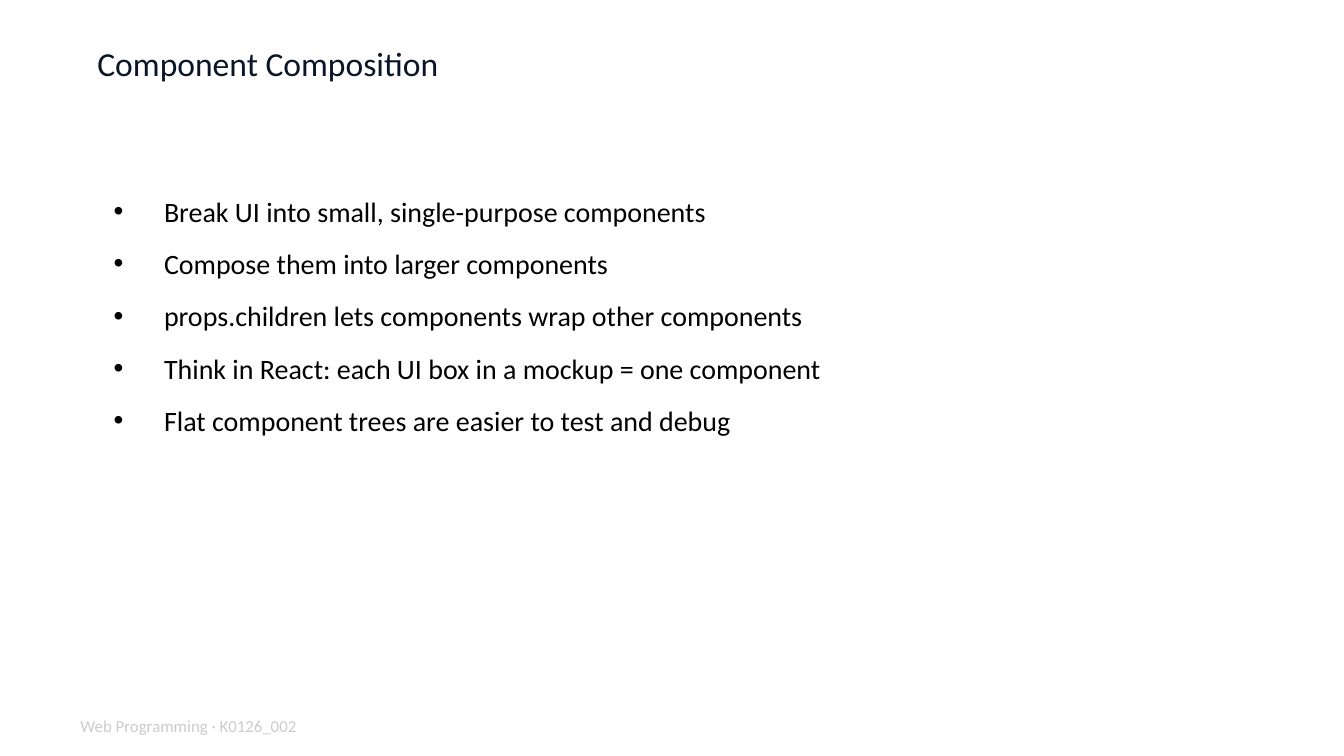
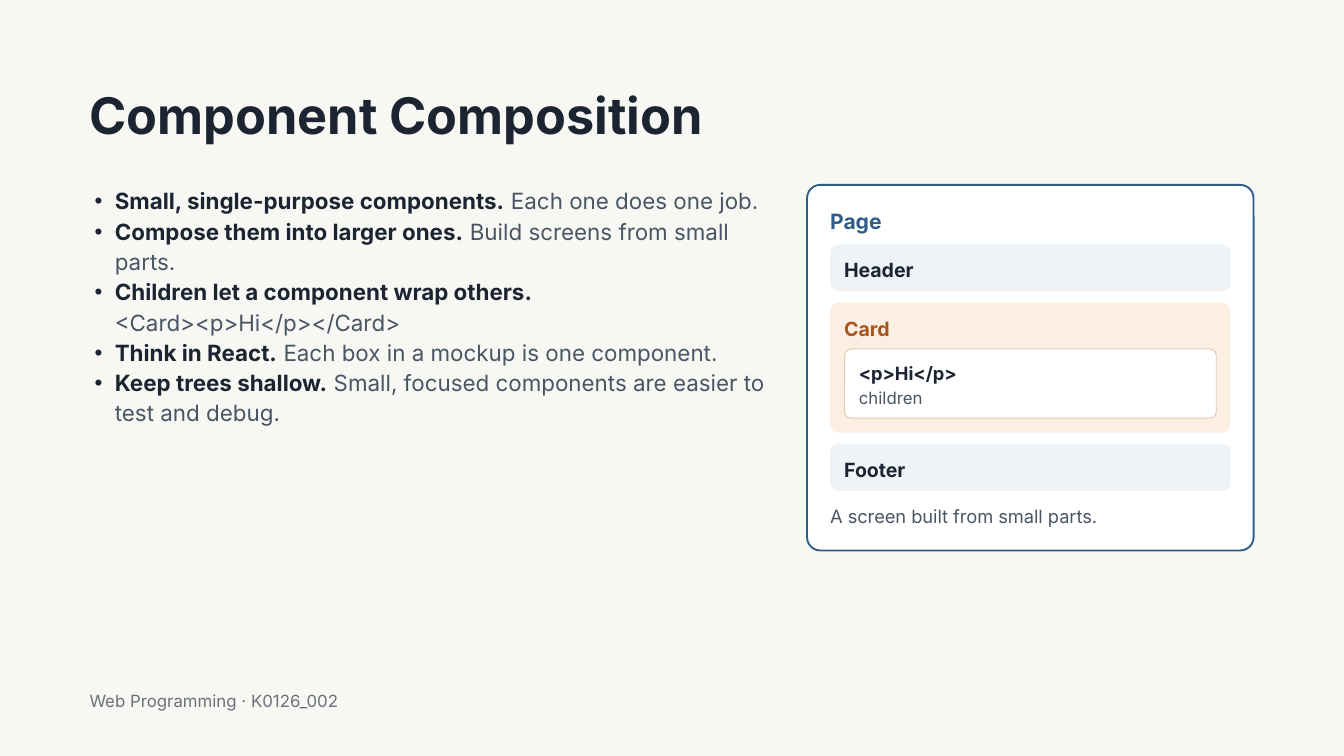
Before and after one commit to muxiddin19/WebPro, a slide deck: slide 13 of week10/WebPro_Week11_Fri_ReactProps_v1.pptx. Drawn at 1344x756 pixels with LibreOffice and Linux fonts; fonts in the diff are those of the drawing. Boxes give left, top, right and bottom in pixels: in the first picture for what was removed or moved away, otherwise in the second. Text is boxed around its words. In the diff, an @@ line names an element or a change of style, - is before the commit and + after.

```diff
--- a/week10/WebPro_Week11_Fri_ReactProps_v1.pptx
+++ b/week10/WebPro_Week11_Fri_ReactProps_v1.pptx
@@ background #FFFFFF to #F7F7F4 @@
@@ title "Component Composition": place and size @@
-title "Component Composition" at bbox=[97, 53, 439, 82]
+title "Component Composition" at bbox=[90, 95, 703, 145]
@@ title "Component Composition" at bbox=[90, 95, 703, 145]: size 18 to 27 pt, font Calibri to Inter, text colour #0A1628 to #1B2430, bold on; line spacing 1 to 29.7pt @@
@@ text at bbox=[115, 192, 765, 426]: text changed; size 15 to 12 pt; font Calibri to Inter; text colour #000000 to #4A5563 @@
-• Break UI into small, single-purpose components
-• Compose them into larger components
-• props.children lets components wrap other components
-• Think in React: each UI box in a mockup = one component
-• Flat component trees are easier to test and debug
+• Small, single-purpose components. Each one does one job.
+• Compose them into larger ones. Build screens from small parts.
+• Children let a component wrap others. <Card><p>Hi</p></Card>
+• Think in React. Each box in a mockup is one component.
+• Keep trees shallow. Small, focused components are easier to test and debug.
@@ rounded rectangle added at bbox=[808, 185, 1254, 551], fill #FFFFFF, outline #2F5D8A 1 pt @@
@@ text added at bbox=[830, 213, 881, 234], 11.2 pt, text #2F5D8A, bold @@
+Page
@@ rounded rectangle added at bbox=[831, 245, 1231, 292], fill #EEF3F8, 10.5 pt, text #1B2430, bold @@
+Header
@@ rounded rectangle added at bbox=[831, 302, 1231, 433], fill #FBEEE3 @@
@@ text added at bbox=[844, 321, 889, 336], 10.5 pt, text #A8541A, bold @@
+Card
@@ rounded rectangle added at bbox=[844, 349, 1216, 419], fill #FFFFFF, outline #E3C9B0 0.5 pt @@
@@ text added at bbox=[859, 366, 957, 384], 9.8 pt, text #1B2430, bold @@
+<p>Hi</p>
@@ text added at bbox=[859, 391, 923, 404], 9 pt, text #4A5563 @@
+children
@@ rounded rectangle added at bbox=[831, 444, 1231, 491], fill #EEF3F8, 10.5 pt, text #1B2430, bold @@
+Footer
@@ text added at bbox=[830, 509, 1097, 527], 9.8 pt, text #4A5563 @@
+A screen built from small parts.
@@ text added at bbox=[90, 694, 338, 711], 9 pt, text #6A7179 @@
+Web Programming · K0126_002
@@ text removed at bbox=[80, 721, 297, 735] @@
-Web Programming · K0126_002
```
Also in this commit, not shown: 17 other slides changed, 3 slides added, 3 slides removed, 2 other files.
